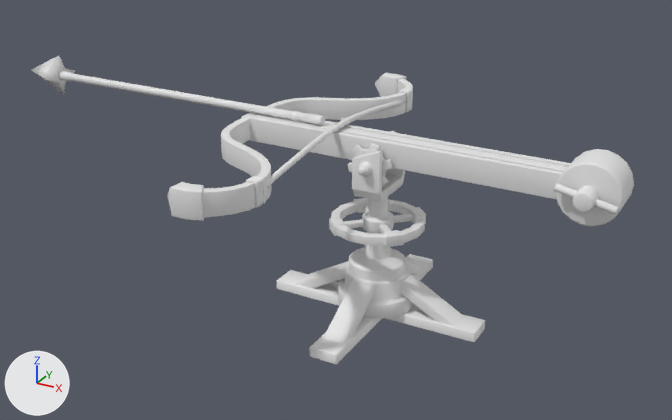
The FBX model Assets/_3DModels/Traps/Baliste_low.fbx: old version first, new version second.
One viewpoint serves both versions: a 50 mm lens placed at (1.9, -3.99, 2.52), pointed at (-0.34, 0.09, 0.48). Every picture has the same lights, and +X, +Y and +Z are marked at lower left. Both versions are drawn at frame 56 of the action 'Take 001'; the numbers are the values there.

The first picture shows 'Fleche', 'Support_lp', 'arbalete', 'corde', 'manivelle', 'systeme_de_manœuvre'.
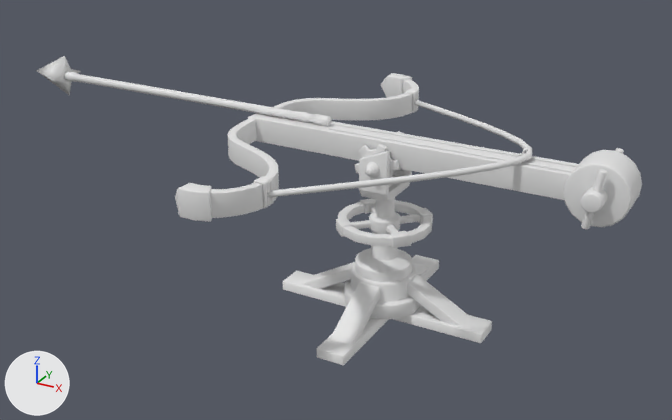
Boxes [x1, y1, x2, y2] around the edits, measured in the pictures (672 x 420 px):
```json
{"object": "arbalete", "change": "moved, rescaled", "before": [167, 73, 634, 226], "after": [175, 73, 642, 227]}
{"object": "Support_lp", "change": "moved, rescaled", "before": [276, 197, 485, 364], "after": [283, 197, 492, 365]}
{"object": "corde", "change": "reshaped, moved, rescaled", "before": [266, 100, 406, 188], "after": [268, 100, 532, 197]}
{"object": "Fleche", "change": "moved, rescaled", "before": [31, 56, 325, 125], "after": [36, 56, 332, 126]}
{"object": "systeme_de_manœuvre", "change": "moved, rescaled", "before": [348, 131, 405, 201], "after": [355, 131, 412, 202]}
{"object": "manivelle", "change": "moved, turned, rescaled", "before": [554, 183, 634, 215], "after": [581, 148, 624, 229]}
```

Edits to the scene script, one JSON object a line:
```json
{"block": "me_mesh_002", "where": "# used by ob_corde; location = (-0.252, -0.0111, 0.0); scale = (0.01, 0.01, 0.01)"}
{"op": "remove", "block": "me_mesh_002", "code": "me_mesh_002.from_pydata(...)  # 180 vertices, 170 faces; spans x -2.0..2.0, y -80.0..80.0, z 91.0..103.0"}
{"op": "add", "block": "me_mesh_002", "code": "me_mesh_002.from_pydata(...)  # 180 vertices, 170 faces; spans x -18.0..79.0, y -81.0..80.0, z 91.0..103.0"}
{"block": "me_mesh_002", "change": "me_mesh_002 part 1: 180 of 180 vertices moved; they spanned x -2.0..2.0, y -80.0..80.0, z 91.0..103.0 and now span x -18.0..79.0, y -81.0..80.0, z 91.0..103.0; mean shift (38.0, 0.0, 0.0); largest move (-2.0, 0.0, 101.0) -> (76.0, 0.0, 101.0)"}
{"op": "set", "path": "ob_systeme_de_manœuvre.scale", "old": "(0.01, 0.01, 0.01)", "new": "(1.0, 1.0, 1.0)"}
{"op": "add", "block": "ob_systeme_de_manœuvre", "code": "ob_systeme_de_manœuvre.parent = ob_baliste"}
{"op": "set", "path": "ob_systeme_de_manœuvre.location", "old": "(-0.039, -0.0111, 0.0)", "new": "(-0.532, 0.0000408, -0.124)"}
{"op": "set", "path": "ob_arbalete.scale", "old": "(0.01, 0.01, 0.01)", "new": "(1.0, 1.0, 1.0)"}
{"op": "add", "block": "ob_arbalete", "code": "ob_arbalete.parent = ob_baliste"}
{"op": "set", "path": "ob_arbalete.location", "old": "(-0.039, -0.0111, 0.0)", "new": "(-0.532, 0.0000408, -0.124)"}
{"op": "set", "path": "ob_fleche.scale", "old": "(0.01, 0.01, 0.01)", "new": "(1.0, 1.0, 1.0)"}
{"op": "add", "block": "ob_fleche", "code": "ob_fleche.parent = ob_baliste"}
{"op": "set", "path": "ob_fleche.location", "old": "(-1.29, -0.0111, 0.0)", "new": "(-125.7, 0.0000408, -0.124)"}
{"op": "set", "path": "ob_corde.scale", "old": "(0.01, 0.01, 0.01)", "new": "(1.0, 1.0, 1.0)"}
{"op": "add", "block": "ob_corde", "code": "ob_corde.parent = ob_baliste"}
{"op": "set", "path": "ob_corde.location", "old": "(-0.252, -0.0111, 0.0)", "new": "(-4.334, 0.0000408, -0.124)"}
{"op": "set", "path": "ob_manivelle.scale", "old": "(0.01, 0.01, 0.01)", "new": "(1.0, 1.0, 1.0)"}
{"op": "add", "block": "ob_manivelle", "code": "ob_manivelle.parent = ob_baliste"}
{"op": "set", "path": "ob_manivelle.location", "old": "(1.047, -0.0111, 0.92)", "new": "(108.1, 0.000112, 91.86)"}
{"op": "set", "path": "ob_manivelle.rotation_euler", "old": "(0.0, 0.209, 0.0)", "new": "(0.0, 1.745, 0.0)", "note": "degrees (0, 12, 0) -> degrees (0, 100, 0)"}
{"op": "set", "path": "ob_support_lp.scale", "old": "(0.01, 0.01, 0.01)", "new": "(1.0, 1.0, 1.0)"}
{"op": "add", "block": "ob_support_lp", "code": "ob_support_lp.parent = ob_baliste"}
{"op": "set", "path": "ob_support_lp.location", "old": "(-0.039, -0.0111, 0.0)", "new": "(-0.532, 0.0000408, -0.124)"}
{"op": "add", "block": "ob_baliste", "code": ["ob_baliste = bpy.data.objects.new('Baliste', None)", "ob_baliste.location = (0.0, 0.0, 0.0)", "ob_baliste.scale = (0.01, 0.01, 0.01)"]}
```
